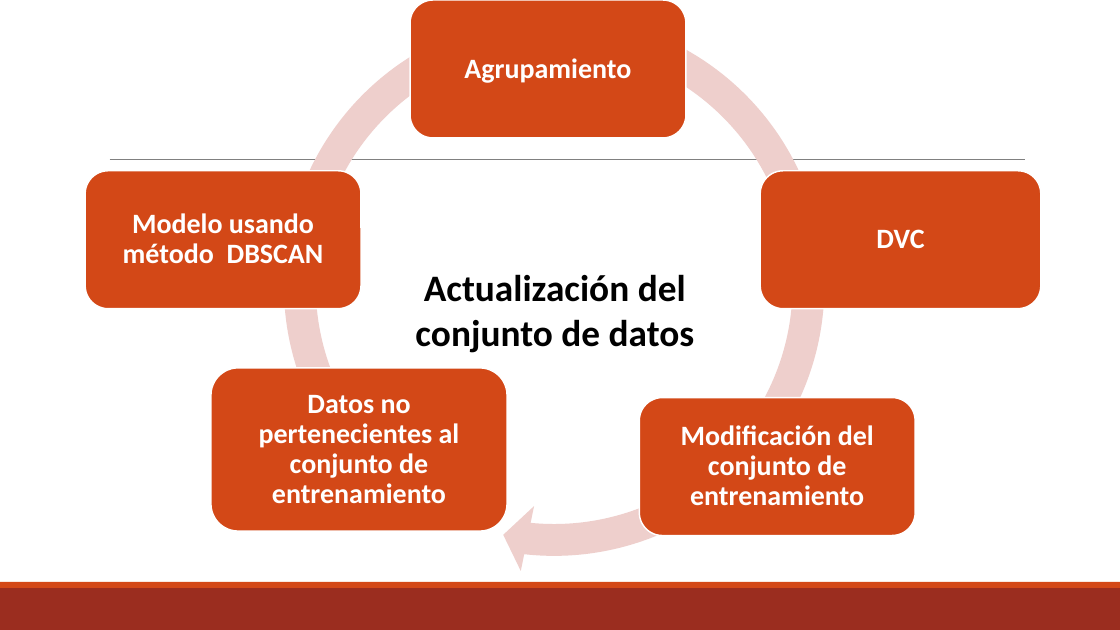
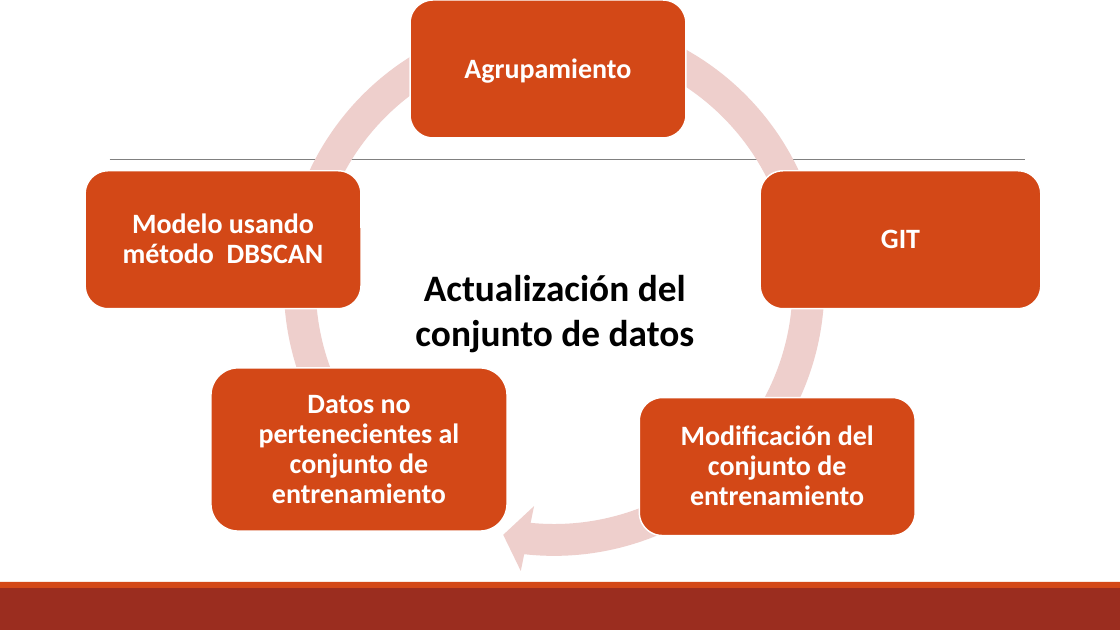
Before and after one commit to raidel2808/Programacion_Avanzada, a slide deck: slide 5 of Corte del proyecto final Raidel_Yohan.pptx. Drawn at 1120x630 pixels with LibreOffice and Linux fonts; fonts in the diff are those of the drawing. Boxes give left, top, right and bottom in pixels: in the first picture for what was removed or moved away, otherwise in the second. Text is boxed around its words. In the diff, an @@ line names an element or a change of style, - is before the commit and + after.

```diff
--- a/Corte del proyecto final Raidel_Yohan.pptx
+++ b/Corte del proyecto final Raidel_Yohan.pptx
@@ text at (x1=881, y1=229, x2=920, y2=248): text changed @@
-DVC
+GIT
```
Also in this commit, not shown: 2 other slides changed.
